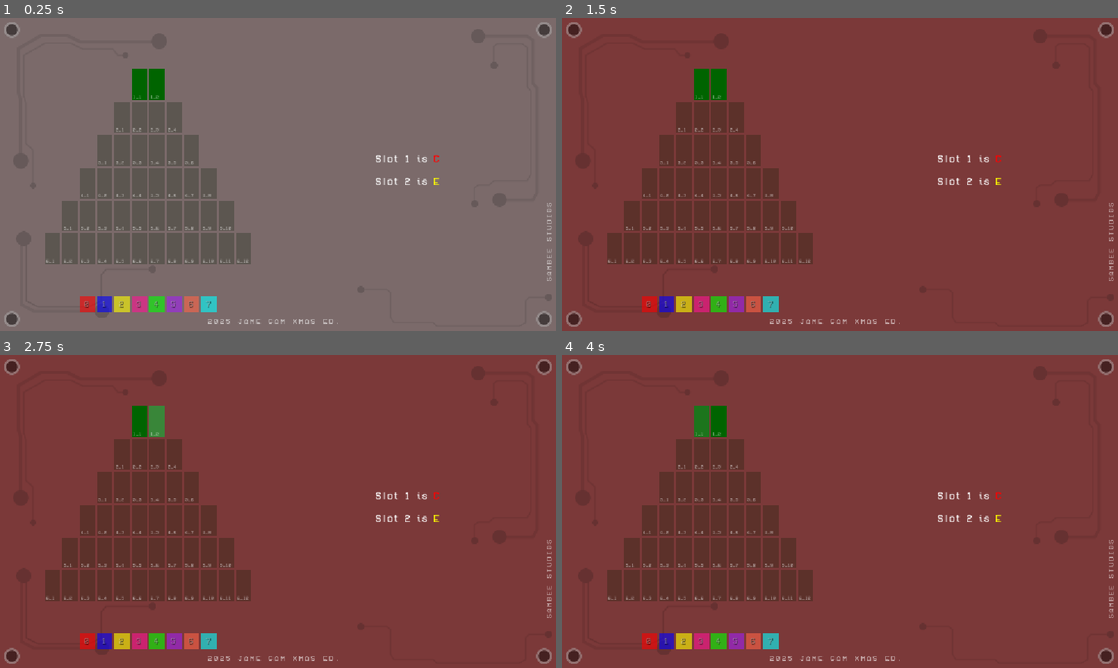
Above: before the commit, frames 1-4 (two rows, left to right).
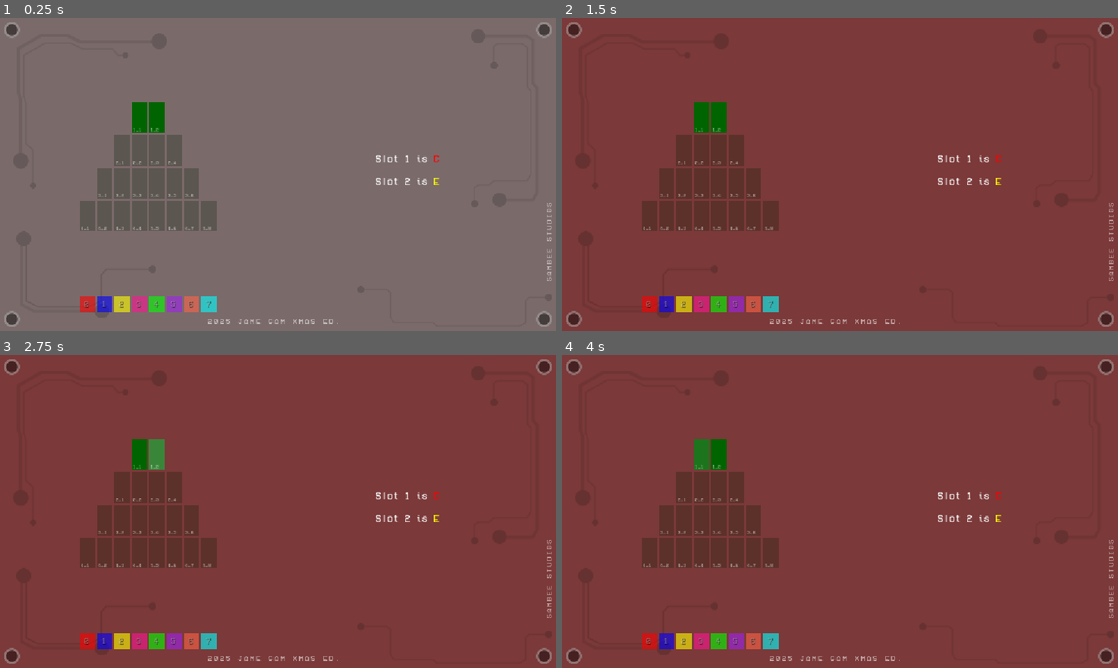
Above: after the commit, the same moments.

Repository: Samiser/christmas-tree-decorator
Game: Godot game, scene res://tree.tscn
The game is run twice, just before and just after one commit, with the same random seed, the same clock (stepped at 60 frames per second) and the same inputs. The project has no main scene, so this scene is started directly.
Inputs (mouse positions are in pixels of both pictures, inside the frame that each line leads up to):
- Up to frame 1 (0.25 s): no input
- Up to frame 2 (1.5 s): tap Enter at 0.5 s; move the mouse to (962, 158) at 0.52 s; tap Space at 0.6, 0.77, 1.07 s; move the mouse to (728, 190) at 1.27 s; click (728, 190) at 1.35 s
- Up to frame 3 (2.75 s): tap Space at 1.52, 1.55, 1.82, 2.3 s; move the mouse to (333, 442) at 2.02 s; hold Right mouse button (right_click) from 2.03 s (still down)
- Up to frame 4 (4 s): move the mouse to (812, 574) at 2.77 s; release Right mouse button (right_click) at 2.78 s; tap Space at 2.85, 3.02, 3.32, 3.77, 3.8 s; move the mouse to (1006, 558) at 3.52 s; click (1006, 558) at 3.6 s

The runs differ from the first frame. In frame 1, 6.5% of the frame differs, in the area x 8-46%, y 16-79%; in frame 2, 6.5%; in frame 3, 6.5%; in frame 4, 6.5%.

Commit message:
multiple trees possible, play back whole tree on completion

Diff:
--- a/tree.gd
+++ b/tree.gd
@@ -15,7 +15,7 @@
 # Called when the node enters the scene tree for the first time.
 func _ready() -> void:
 	tree_container = TREE_CONTAINER.instantiate()
-	tree_container.tree_height = 7
+	tree_container.tree_height = 5
 	tree_container.sequence_player = sequence_player
 	left_container.add_child(tree_container)
 	left_container.move_child(tree_container, 0)
@@ -32,6 +32,14 @@
 	container.tile_changed.connect(_on_tile_changed)
 	container.next_level()
 
+func _replace_tree_container(new_tree: TreeContainer) -> void:
+	var old_tree := tree_container
+	tree_container = new_tree
+	left_container.remove_child(old_tree)
+	left_container.add_child(new_tree)
+	left_container.move_child(new_tree, 0)
+	_set_up_tree_container(new_tree)
+
 func _on_tile_changed() -> void:
 	var puzzle = tree_container.get_current_puzzle()
 	var sequence := tree_container.get_current_sequence()
@@ -41,7 +49,13 @@
 func _input(event):
 	if event is InputEventKey and event.pressed:
 		if event.keycode == KEY_SPACE:
-			tree_container.check_sequence()
+			await tree_container.check_sequence()
+			if tree_container.completed:
+				print("here")
+				var new := TREE_CONTAINER.instantiate()
+				new.tree_height = 7
+				new.sequence_player = sequence_player
+				_replace_tree_container(new)
 
 func _display_lights() -> void:
 	var children := colour_container.get_children()
--- a/tree_container.gd
+++ b/tree_container.gd
@@ -13,6 +13,7 @@
 var puzzle_manager: PuzzleManager
 var current_level := -1
 var selected_light := -1
+var completed = false
 
 func _ready() -> void:
 	puzzle_manager = PuzzleManager.new()
@@ -57,10 +58,10 @@
 	var tile: TreeTile = get_child(current_level + 1).get_child(index)
 	tile.pulse()
 
-func get_current_sequence() -> Sequence:
+func get_sequence(row: int):
 	var notes : Array[Note]
 
-	var row_tiles := get_child(current_level + 1).get_children()
+	var row_tiles := get_child(row).get_children()
 
 	for tile in row_tiles:
 		notes.append(tile.decoration.current_note)
@@ -73,6 +74,9 @@
 
 	return sequence
 
+func get_current_sequence() -> Sequence:
+	return get_sequence(current_level + 1)
+
 func next_level() -> void:
 	current_level += 1
 	change_level(current_level)
@@ -82,10 +86,6 @@
 
 func check_sequence() -> void:
 	if sequence_player.is_playing:
-		return
-
-	if current_level >= tree_height - 1:
-		print("tree completed!")
 		return
 
 	var sequence = get_current_sequence()
@@ -103,6 +103,16 @@
 	if puzzle.check_solution(sequence):
 		print("solved!!")
 		await sequence_player.playback_finished
+		if current_level >= tree_height - 2:
+			for row in get_children():
+				for tile in row.get_children():
+					tile.reset_color()
+			await get_tree().create_timer(0.5).timeout
+			completed = true
+			for i in get_child_count():
+				await sequence_player.play_sequence(get_sequence(i))
+			print("tree completed!")
+			return
 		next_level()
 	else:
 		print("incorrect sequence!!")
--- a/tree_tile.gd
+++ b/tree_tile.gd
@@ -34,6 +34,9 @@
 	highlighted = false
 
 func pulse() -> void:
+	if main_tree.completed:
+		return
+
 	var tween := create_tween()
 	color = Color.DARK_GREEN.lightened(0.4)
 	tween.tween_property(self, "color", Color.DARK_GREEN, 0.3)
@@ -50,6 +53,11 @@
 		decoration.remove_decoration()
 		tile_changed.emit()
 
+func reset_color() -> void:
+	var tween := create_tween()
+	tween.set_ease(Tween.EASE_OUT).set_trans(Tween.TRANS_QUAD)
+	tween.tween_property(self, "color", Color.DARK_GREEN, 0.5)
+
 func level_change(level: int):
 	highlighted = false
 
